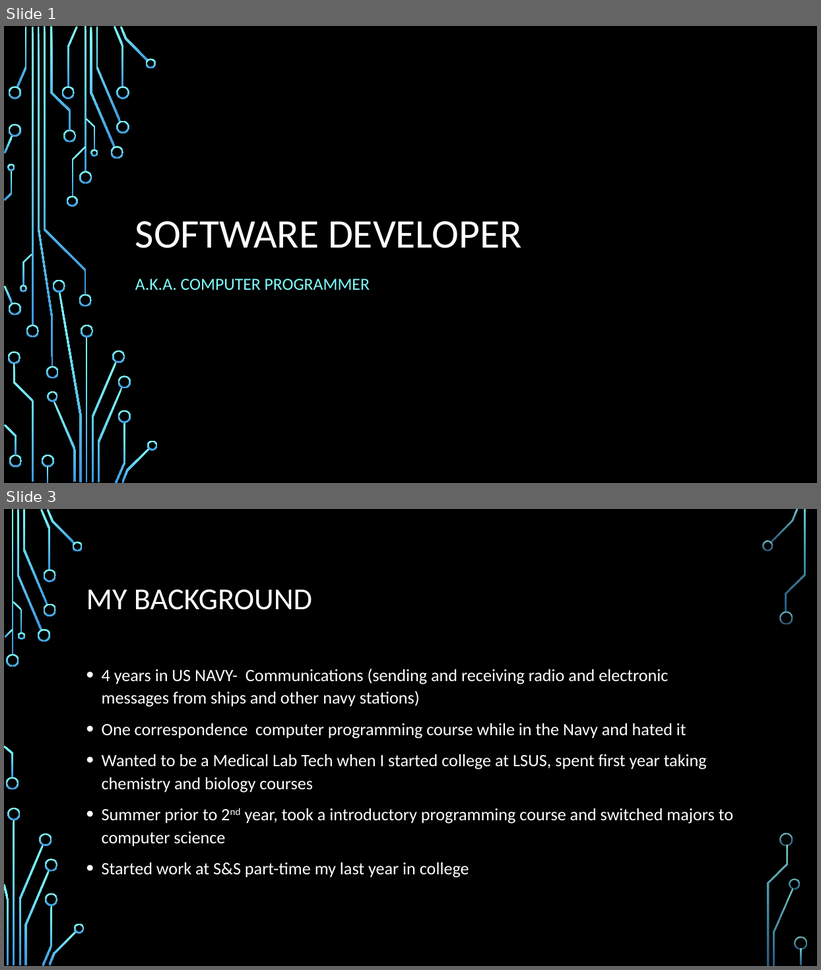
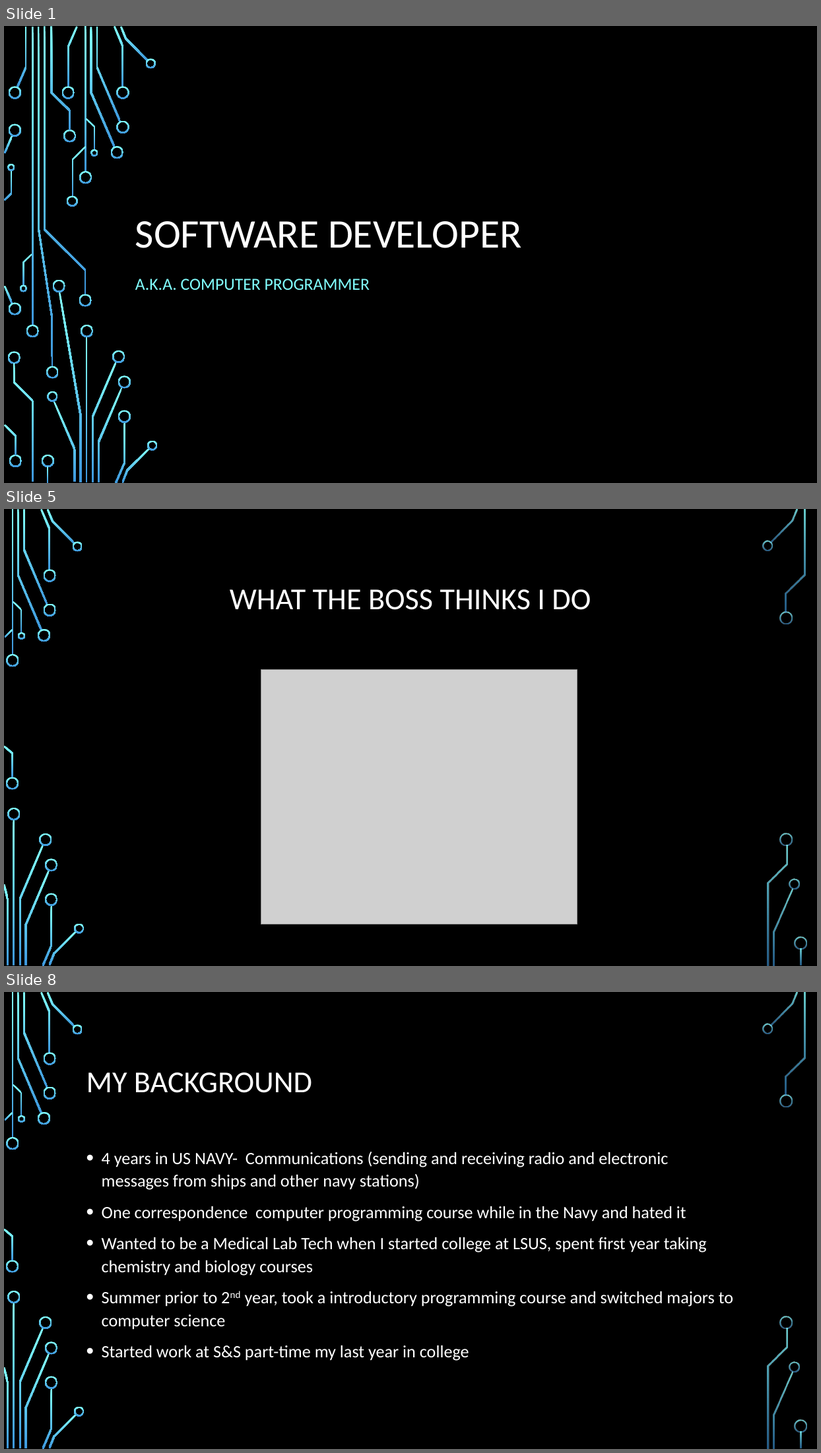
Before and after one commit to daviddcbud/TrainingApp, a slide deck: PowerPointSlids.pptx. Shown one above the other, each under a label of ours: slides 1 and 3 before the commit, slides 1, 5 and 8 after it; the slides between them are not shown. The pictures are 821x970 and 821x1453 pixels, drawn with LibreOffice and Linux fonts; fonts in the diff are those of the drawing; grey boxes stand for pictures; background and template pictures are left out. Boxes give left, top, right and bottom in pixels: in the first picture for what was removed or moved away, otherwise in the second. Text is boxed around its words. In the diff, an @@ line names an element or a change of style, - is before the commit and + after.

```diff
--- a/PowerPointSlids.pptx
+++ b/PowerPointSlids.pptx
@@ slide 5 added at <box>4,509,817,966</box>, background picture (left out); not listed: 36 template elements that a slide beside it also shows @@
@@ title added at <box>230,590,591,610</box>, 36 pt, text #FFFFFF @@
+WHAT THE BOSS THINKS I DO
@@ picture added at <box>261,670,578,924</box> @@
@@ what was slide 3 is now slide 8 @@
```
Also in this commit, not shown: 5 other slides added, 1 slide removed, 9 other files.
